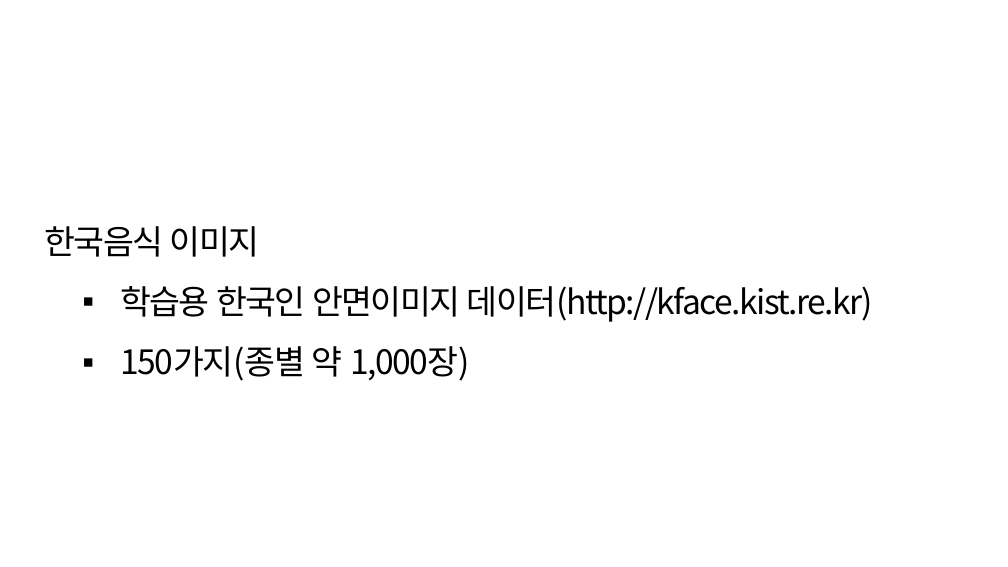
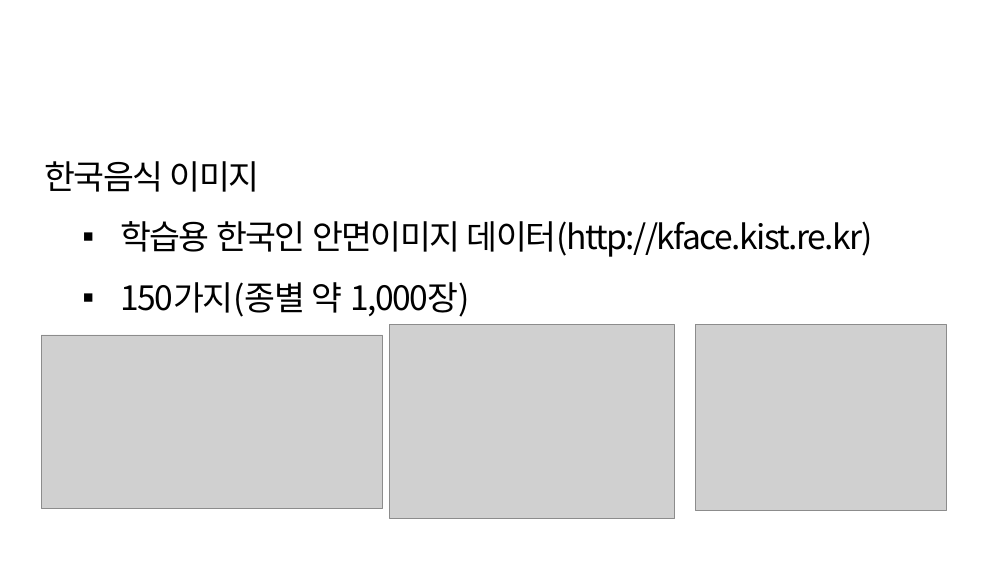
Before and after one commit to jihyeyun00/Python, a slide deck: slide 4 of 6조_사진속한식조리법추천서비스계획서(이현창,김신혁,김호경,윤지혜).pptx. Drawn at 1008x567 pixels with LibreOffice and Linux fonts; fonts in the diff are those of the drawing; grey boxes stand for pictures; background and template pictures are left out. Boxes give left, top, right and bottom in pixels: in the first picture for what was removed or moved away, otherwise in the second. Text is boxed around its words. In the diff, an @@ line names an element or a change of style, - is before the commit and + after.

```diff
--- a/6조_사진속한식조리법추천서비스계획서(이현창,김신혁,김호경,윤지혜).pptx
+++ b/6조_사진속한식조리법추천서비스계획서(이현창,김신혁,김호경,윤지혜).pptx
@@ text "한국음식 이미지": place and size @@
-text "한국음식 이미지" at (45,226,873,381)
+text "한국음식 이미지" at (45,161,873,317)
@@ picture added at (390,325,675,520) @@
@@ picture added at (696,325,946,511) @@
@@ picture added at (41,335,383,509) @@
```
Also in this commit, not shown: 2 other slides changed, 1 other file.
